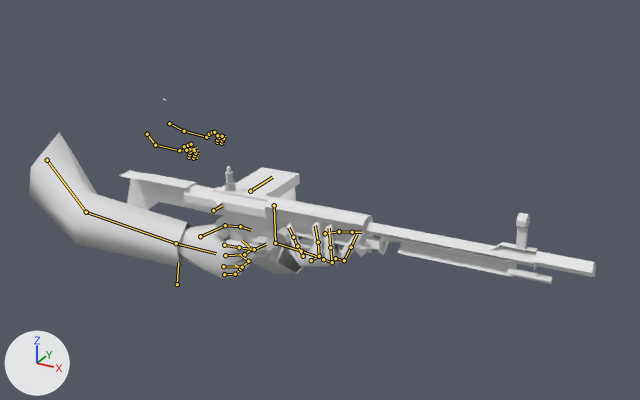
An edit to the Blender file source/models/weapons/fg42/v_fg/mesh.blend, drawn before and after from the same camera.
One viewpoint serves both versions: a 50 mm camera at (88.5, -111.9, 47.2) aimed at (26.0, 1.7, -9.6). The lights are fixed; the arrows at lower left show +X, +Y and +Z. Both versions are drawn at frame 1 of the action 'ArmsRigAction'; the numbers are the values there. The bones that bend it are drawn over the model as lines.

Objects in the first picture: 'ArmsMesh'.
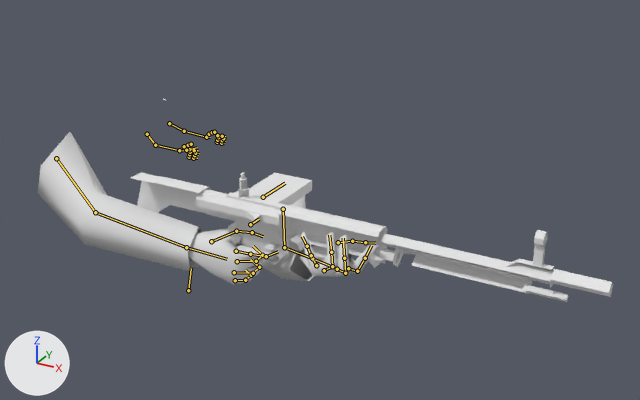
What differs and where, as boxes [x1, y1, x2, y2] in the pictures (640 x 400 px):
'ArmsMesh', posed (12% taller)
    before: [29, 132, 596, 284]
    after: [38, 132, 613, 302]
bone 'upper_arm.r', root to tip
    before: (47, 160) to (86, 212)
    after: (56, 158) to (95, 212)
bone 'upper_arm.l', root to tip
    before: (274, 205) to (275, 243)
    after: (283, 209) to (284, 247)
bone 'weapon', root to tip
    before: (177, 284) to (178, 262)
    after: (188, 290) to (191, 268)
bone 'pin', root to tip
    before: (213, 210) to (222, 205)
    after: (250, 224) to (259, 219)

The change, as a list of edits to the scene's bpy script:
```text
Change bone_upper_arm_r:
    where bone_upper_arm_r = bpy.data.objects['ArmsRig'].pose.bones['upper_arm.r']
    bone_upper_arm_r.location: (0.47, -0.9, -0.7) -> (0.06, -0.54, -0.79)
    bone_upper_arm_r.rotation_quaternion: (1.0, 0.002, 0.004, 0.001) -> (1.0, 0.003, 0.001, -0.013)  # degrees (0, 0, 0) -> degrees (0, 0, -1)
Change bone_upper_arm_l:
    where bone_upper_arm_l = bpy.data.objects['ArmsRig'].pose.bones['upper_arm.l']
    bone_upper_arm_l.location: (-0.92, 6.66, 0.85) -> (-1.12, 7.07, 0.94)
    bone_upper_arm_l.rotation_quaternion: (0.811, 0.575, -0.108, 0.026) -> (0.811, 0.574, -0.114, 0.013)  # degrees (71, -12, -5) -> degrees (71, -11, -6)
Change bone_weapon:
    where bone_weapon = bpy.data.objects['ArmsRig'].pose.bones['weapon']
    bone_weapon.location: (-0.86, -0.06, 2.5) -> (-0.39, -0.07, 2.5)
    bone_weapon.rotation_quaternion: (1.0, 0.001, 0.001, 0.016) -> (1.0, 0.0, 0.0, 0.002)  # degrees (0, 0, 2) -> degrees (0, 0, 0)
Change bone_pin:
    where bone_pin = bpy.data.objects['ArmsRig'].pose.bones['pin']  # child of 'weapon'
    bone_pin.location: (-1.02, 0.07, 0.03) -> (0.0, 0.0, 0.0)
```
